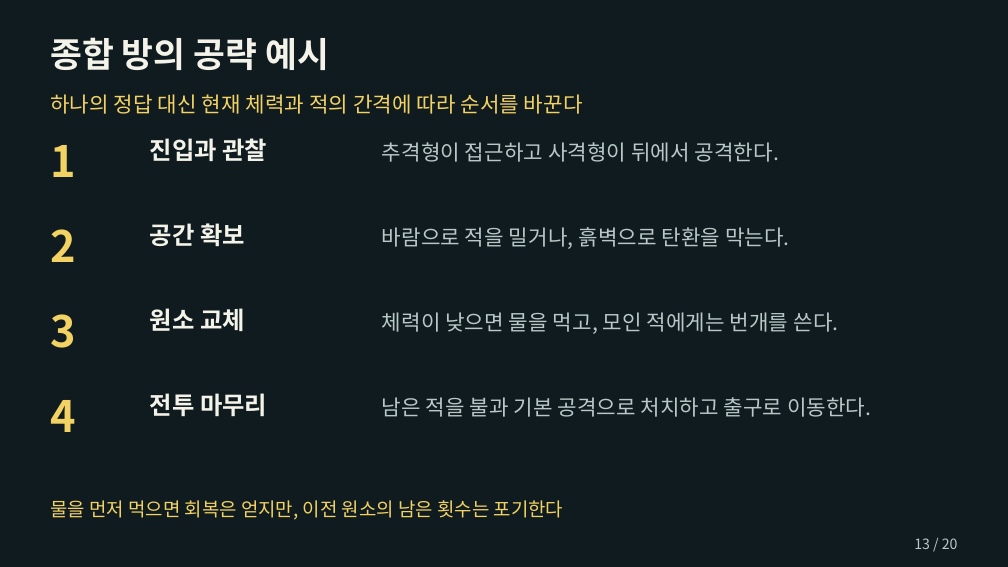
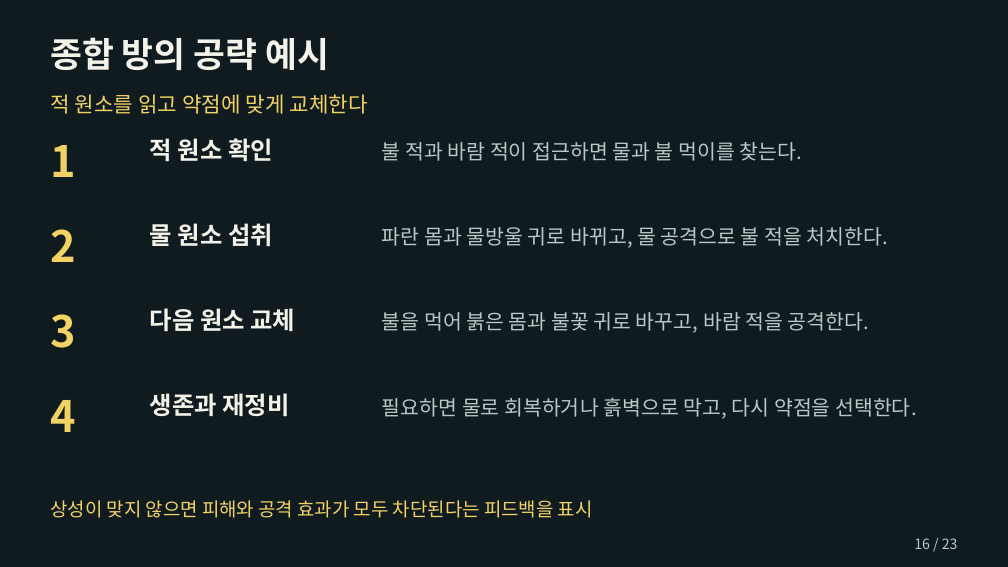
Before and after one commit to chanwhee0330/element-eater, a slide deck: slide 16 of outputs/엘리먼트_이터_기획서_허찬휘.pptx (slide 13 before the commit). Drawn at 1008x567 pixels with LibreOffice and Linux fonts; fonts in the diff are those of the drawing. Boxes give left, top, right and bottom in pixels: in the first picture for what was removed or moved away, otherwise in the second. Text is boxed around its words. In the diff, an @@ line names an element or a change of style, - is before the commit and + after.

```diff
--- a/outputs/엘리먼트_이터_기획서_허찬휘.pptx
+++ b/outputs/엘리먼트_이터_기획서_허찬휘.pptx
@@ text at (50, 94, 367, 114): text changed @@
-하나의 정답 대신 현재 체력과 적의 간격에 따라 순서를 바꾼다
+적 원소를 읽고 약점에 맞게 교체한다
@@ text at (150, 138, 273, 161): text changed @@
-진입과 관찰
+적 원소 확인
@@ text at (382, 142, 803, 161): text changed; size 20.2 to 19.5 pt @@
-추격형이 접근하고 사격형이 뒤에서 공격한다.
+불 적과 바람 적이 접근하면 물과 불 먹이를 찾는다.
@@ text at (150, 223, 273, 246): text changed @@
-공간 확보
+물 원소 섭취
@@ text at (382, 227, 888, 248): text changed; size 20.2 to 19.5 pt @@
-바람으로 적을 밀거나, 흙벽으로 탄환을 막는다.
+파란 몸과 물방울 귀로 바뀌고, 물 공격으로 불 적을 처치한다.
@@ text at (150, 308, 295, 332): text changed @@
-원소 교체
+다음 원소 교체
@@ text at (382, 312, 869, 333): text changed; size 20.2 to 19.5 pt @@
-체력이 낮으면 물을 먹고, 모인 적에게는 번개를 쓴다.
+불을 먹어 붉은 몸과 불꽃 귀로 바꾸고, 바람 적을 공격한다.
@@ text at (150, 393, 289, 417): text changed @@
-전투 마무리
+생존과 재정비
@@ text at (382, 397, 916, 419): text changed; size 20.2 to 19.5 pt @@
-남은 적을 불과 기본 공격으로 처치하고 출구로 이동한다.
+필요하면 물로 회복하거나 흙벽으로 막고, 다시 약점을 선택한다.
@@ text at (50, 500, 593, 518): text changed @@
-물을 먼저 먹으면 회복은 얻지만, 이전 원소의 남은 횟수는 포기한다
+상성이 맞지 않으면 피해와 공격 효과가 모두 차단된다는 피드백을 표시
@@ text at (914, 538, 958, 549): text changed @@
-13 / 20
+16 / 23
```
Also in this commit, not shown: 19 other slides changed, 3 slides added, 10 other files.
